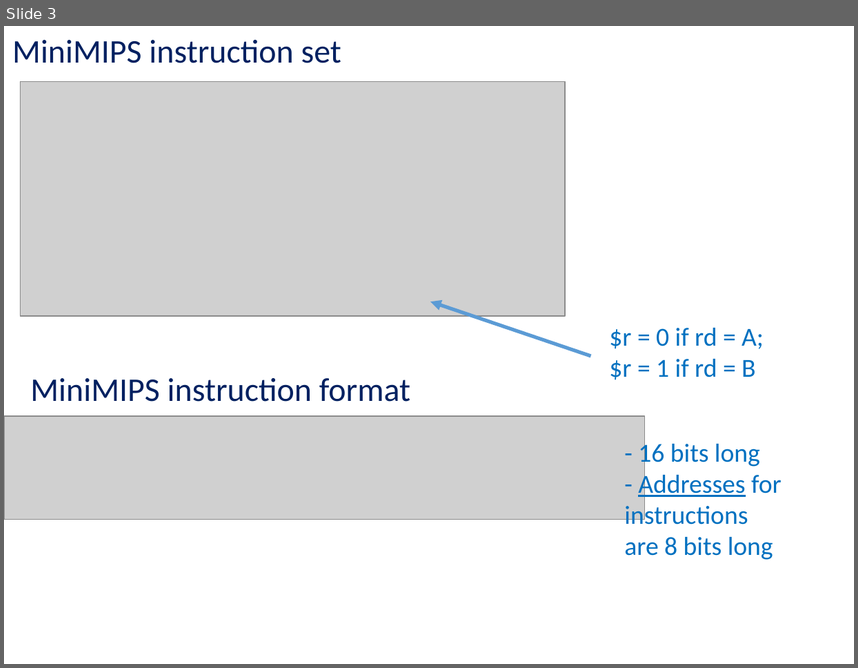
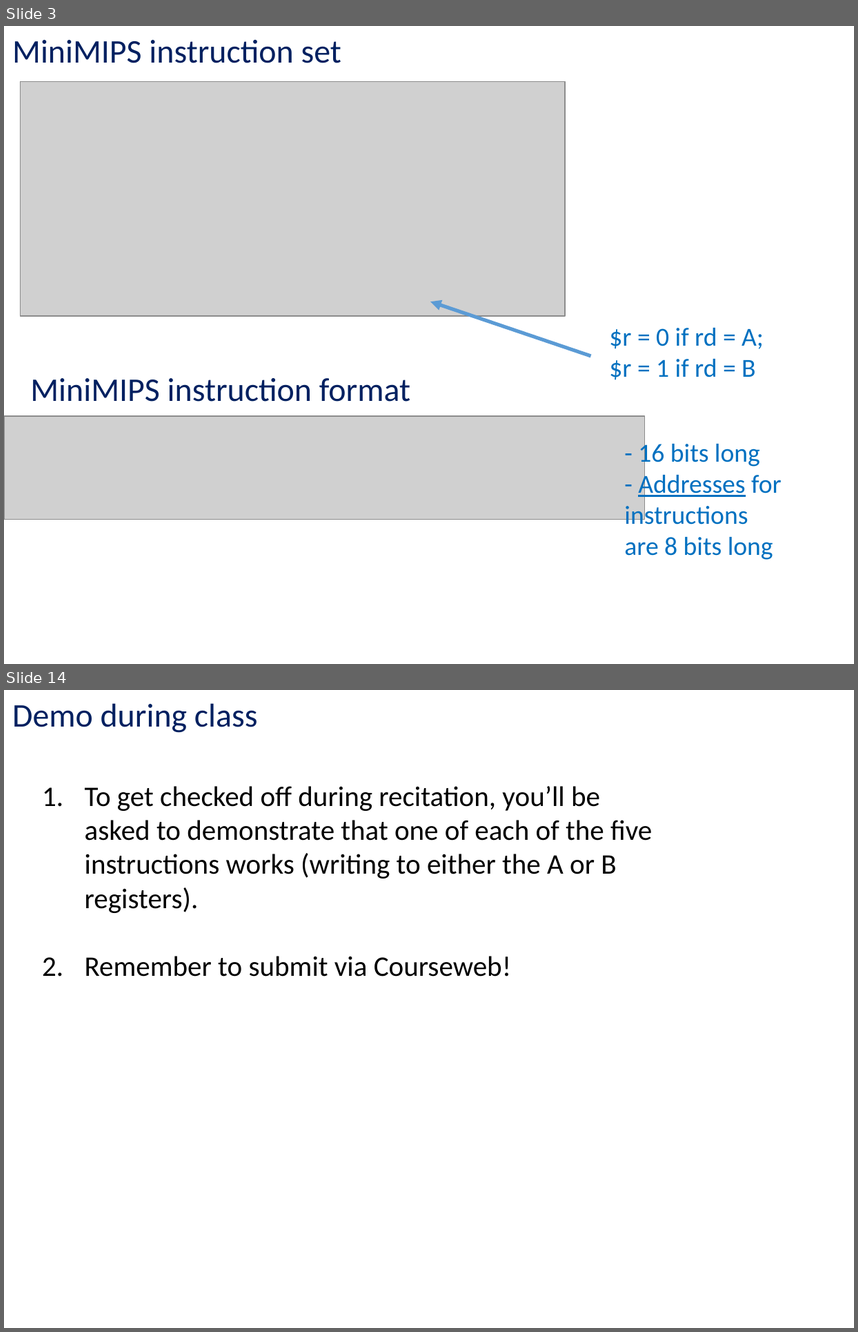
Before and after one commit to kc13/CS447TK, a slide deck: cs447tk_rec_lab10_apr2.pptx. Shown one above the other, each under a label of ours: slide 3 before the commit, slides 3 and 14 after it; the slides between them are not shown. The pictures are 858x668 and 858x1332 pixels, drawn with LibreOffice and Linux fonts; fonts in the diff are those of the drawing; grey boxes stand for pictures. Boxes give left, top, right and bottom in pixels: in the first picture for what was removed or moved away, otherwise in the second. Text is boxed around its words. In the diff, an @@ line names an element or a change of style, - is before the commit and + after.

```diff
--- a/cs447tk_rec_lab10_apr2.pptx
+++ b/cs447tk_rec_lab10_apr2.pptx
@@ slide 14 added at bbox=[4, 690, 854, 1328], background #FFFFFF @@
@@ text added at bbox=[12, 703, 258, 733], 28 pt, text #002060 @@
+Demo during class
@@ text added at bbox=[85, 786, 652, 976], 24 pt, text #000000 @@
+1. To get checked off during recitation, you’ll be asked to demonstrate that one of each of the five instructions works (writing to either the A or B registers).
+2. Remember to submit via Courseweb!
```
Also in this commit, not shown: 1 slide changed, 9 other slides added, 1 slide removed.
